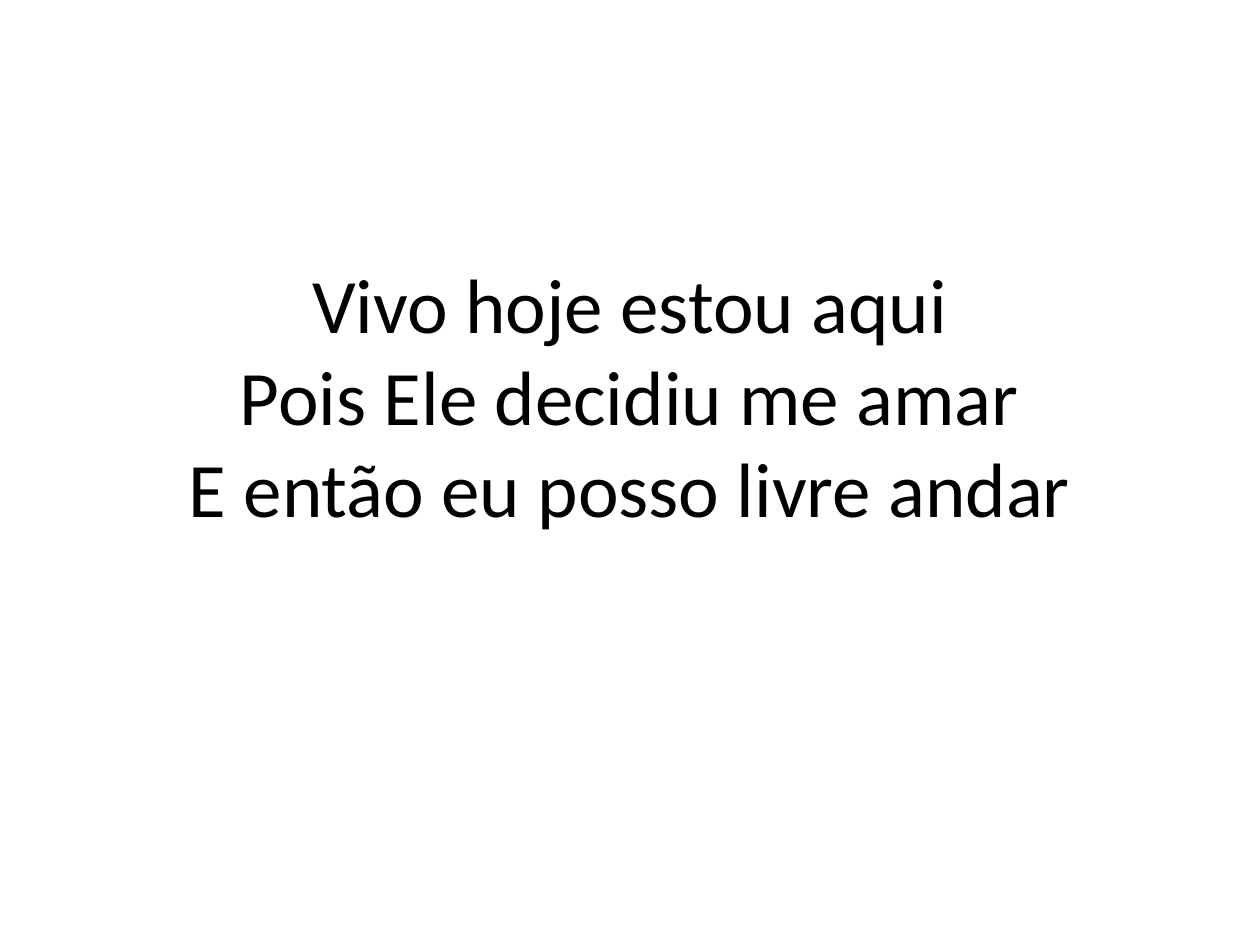
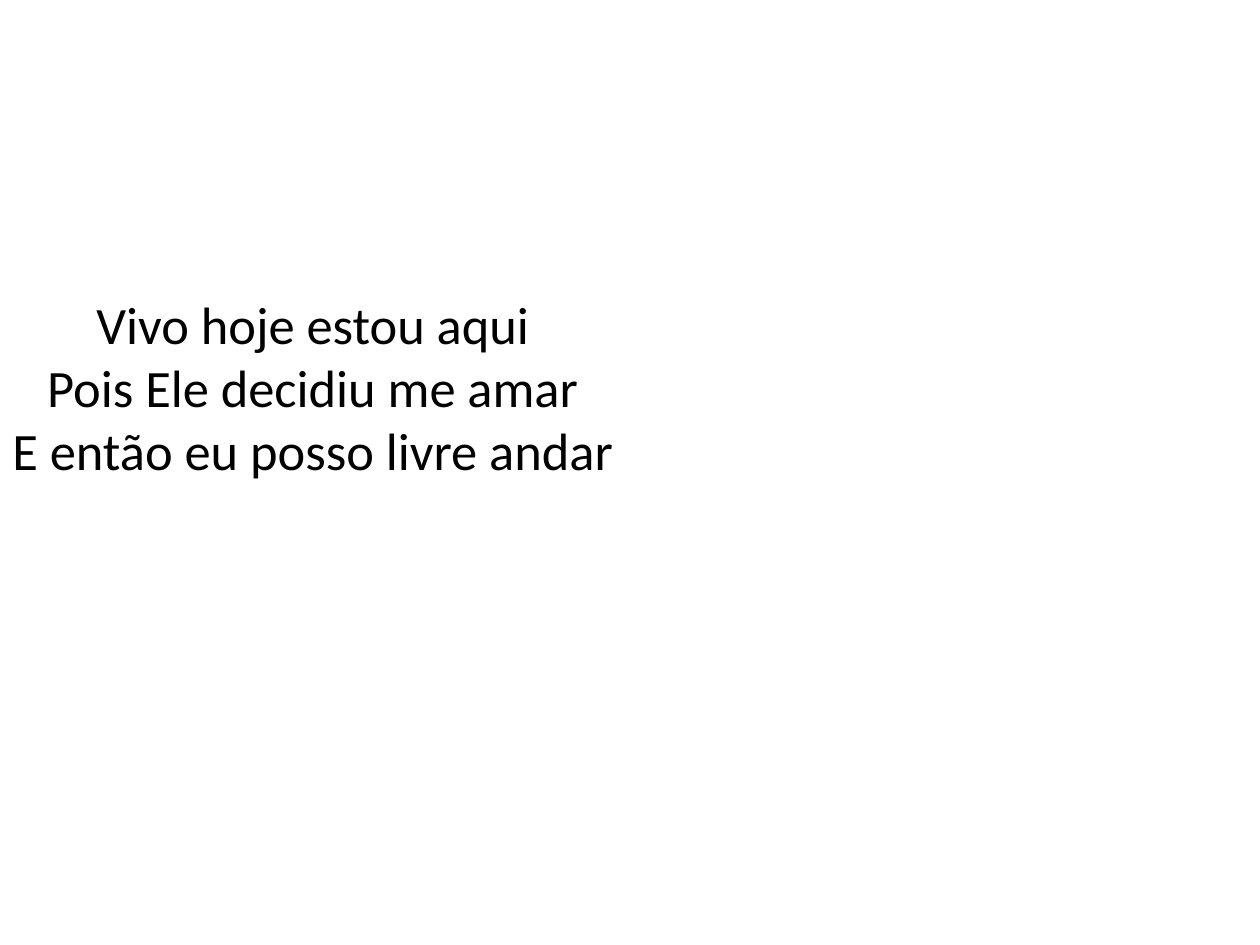
Before and after one commit to hugo-wemer/slide_creator, a slide deck: slide 2 of redencao.pptx. Drawn at 1260x945 pixels with LibreOffice and Linux fonts; fonts in the diff are those of the drawing. Boxes give left, top, right and bottom in pixels: in the first picture for what was removed or moved away, otherwise in the second. Text is boxed around its words. In the diff, an @@ line names an element or a change of style, - is before the commit and + after.

```diff
--- a/redencao.pptx
+++ b/redencao.pptx
@@ text "Vivo hoje estou aqui Pois ..." at [12, 307, 613, 479]: vertical alignment middle to top @@
@@ text at [12, 307, 613, 479]: text changed; size 44 to 30 pt @@
-Vivo hoje estou aqui
-Pois Ele decidiu me amar
-E então eu posso livre andar
+Vivo hoje estou aqui
+Pois Ele decidiu me amar
+E então eu posso livre andar
```
Also in this commit, not shown: 9 other slides changed, 1 other file.
